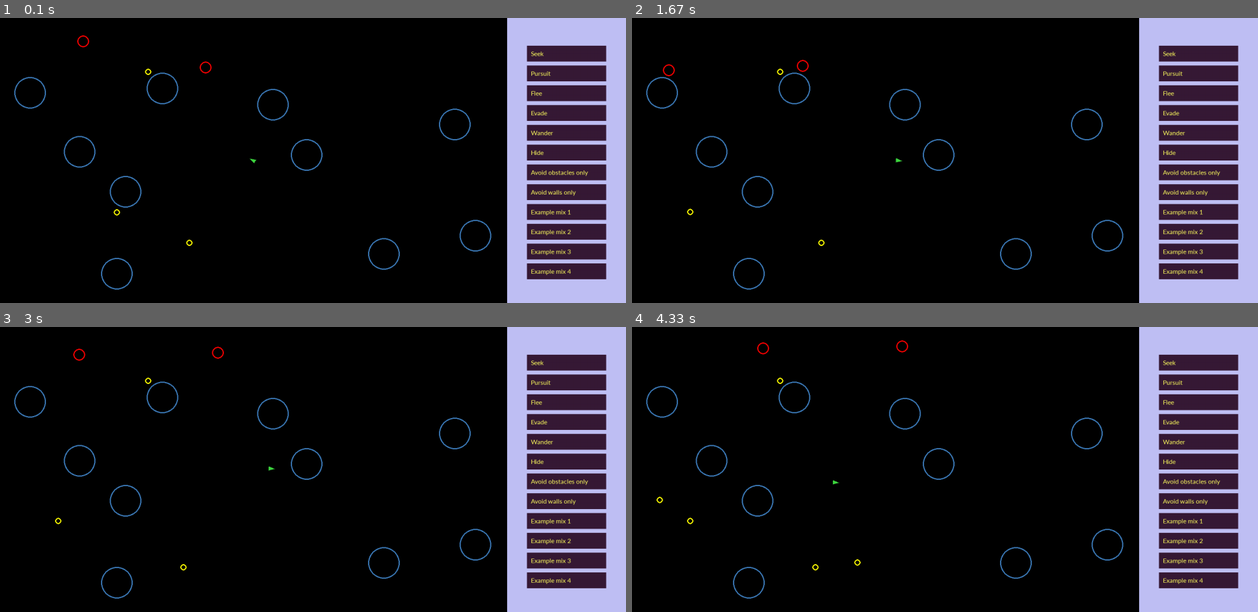
Above: before the commit, frames 1-4 (two rows, left to right).
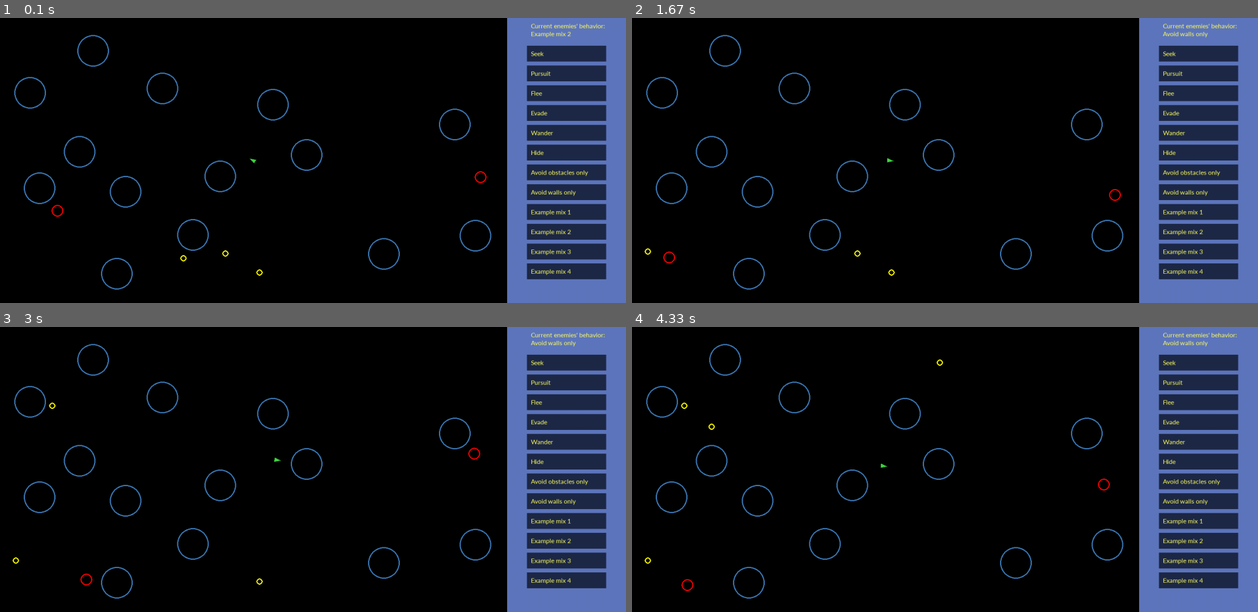
Above: after the commit, the same moments.

Repository: auneselva/pygame_shoot_out_zombies_ai
Game: pygame game, started from run.py
Same seed, same stepped clock (60 frames per second), same inputs: the game is played once before the commit and once after it.
Inputs:
- Up to frame 1 (0.1 s): no input
- Up to frame 2 (1.67 s): click "Avoid obstacles only" at 0.38 s; click "Hide" at 0.72 s; click "Avoid walls only" at 1.05 s; hold D from 1.33 s (still down)
- Up to frame 3 (3 s): release D at 1.8 s; hold W 1.83-2.13 s; hold D 2.17-2.63 s; hold A from 2.67 s (still down)
- Up to frame 4 (4.33 s): release A at 3.2 s; hold S 3.23-3.53 s; hold A 3.57-3.97 s; hold W from 4 s (still down)

The runs differ from the first frame. In frame 1, 18% of the frame differs, in the area x 3-100%, y 0-100%; in frame 2, 18%; in frame 3, 18%; in frame 4, 18%, in the area x 2-100%, y 0-100%.

Commit message:
Behavior fix and changed UI colors

Diff:
--- a/enemy.py
+++ b/enemy.py
@@ -91,9 +91,9 @@
         elif behavior == 5:
             return (self.hide() + 6 * self.avoid_obstacles() + 6 * self.avoid_walls()).normalize()
         elif behavior == 6:
-            return self.avoid_obstacles()
+            return (self.wander() + 6 * self.avoid_obstacles()).normalize()
         elif behavior == 7:
-            return self.avoid_walls()
+            return (self.wander() + 6 * self.avoid_walls()).normalize()
         elif behavior == 8:
             if self.group_attack is False:
                 if self.behavior_counter < self.n_ticks / 3:
@@ -108,7 +108,17 @@
                 return (self.seek(self.game.player.pos + (
                             self.game.leader.pos - self.pos)) + 3 * self.avoid_obstacles() + 3 * self.avoid_walls()).normalize()
         elif behavior == 9:
-            return self.evade(self.game.player)
+            if self.group_attack is False:
+                if self.behavior_counter < self.n_ticks / 3:
+                    return (self.evade(
+                        self.game.player) + 7 * self.avoid_obstacles() + 7 * self.avoid_walls()).normalize()
+                elif self.behavior_counter < self.n_ticks * 2 / 3:
+                    return (self.wander() + 3 * self.avoid_obstacles() + 3 * self.avoid_walls()).normalize()
+                else:
+                    return (self.pursuit(self.game.player) + 3 * self.avoid_obstacles() + 3 * self.avoid_walls()).normalize()
+            else:
+                return (self.seek(self.game.player.pos + (
+                            self.game.leader.pos - self.pos)) + 3 * self.avoid_obstacles() + 3 * self.avoid_walls()).normalize()
         elif behavior == 10:
             return self.wander()
         elif behavior == 11:
@@ -269,41 +279,41 @@
         space = self.r + 10
         x_predict = self.vel.x * dist
         y_predict = self.vel.y * dist
-        net_force = self.vel
+        net_force = Vector2(0.0, 0.0)
         angle = 30
         # left wall
         if self.pos.x + x_predict < space:
             # going down
             if self.vel.y > 0:
-                net_force = self.vel + self.vel.rotate(-angle)
+                net_force = (self.vel + self.vel.rotate(-angle)).normalize()
             # going up
             else:
-                net_force = self.vel + self.vel.rotate(angle)
+                net_force = (self.vel + self.vel.rotate(angle)).normalize()
         # right wall
         elif self.pos.x + x_predict > self.game.res[0] - space:
             # going down
             if self.vel.y > 0:
-                net_force = self.vel + self.vel.rotate(angle)
+                net_force = (self.vel + self.vel.rotate(angle)).normalize()
             # going up
             else:
-                net_force = self.vel + self.vel.rotate(-angle)
+                net_force = (self.vel + self.vel.rotate(-angle)).normalize()
         # upper wall
         if self.pos.y + y_predict < space:
             # going right
             if self.vel.x > 0:
-                net_force = self.vel + self.vel.rotate(angle)
+                net_force = (self.vel + self.vel.rotate(angle)).normalize()
             # going left
             else:
-                net_force = self.vel + self.vel.rotate(-angle)
+                net_force = (self.vel + self.vel.rotate(-angle)).normalize()
         # bottom wall
         if self.pos.y + y_predict > self.game.res[1] - space:
             # going right
             if self.vel.x > 0:
-                net_force = self.vel + self.vel.rotate(-angle)
+                net_force = (self.vel + self.vel.rotate(-angle)).normalize()
             # going left
             else:
-                net_force = self.vel + self.vel.rotate(angle)
-        return net_force.normalize()
+                net_force = (self.vel + self.vel.rotate(angle)).normalize()
+        return net_force
 
     def hide(self):
 
--- a/player.py
+++ b/player.py
@@ -59,8 +59,8 @@
 
         # Physics
         # Air resistance
-        self.acc *= 0.8
-        self.vel *= 0.965
+        self.acc *= 0.2
+        self.vel *= 0.99
         mouse_pos = pygame.mouse.get_pos()
         self.heading = (mouse_pos - self.pos).normalize()
         # Position, velocity, and acceleration
--- a/run.py
+++ b/run.py
@@ -24,7 +24,7 @@
         self.tps_clock = pygame.time.Clock()
         self.tps_delta = 0.0
 
-        self.n_obstacles = 10
+        self.n_obstacles = 14
         self.blue = (63, 127, 191)
         self.n_enemies = 2
         self.red = (255, 0, 0)
@@ -63,7 +63,6 @@
                         if self.buttons[i].left < mouse_pos[0] < self.buttons[i].left + self.buttons[i].width:
                             if self.buttons[i].top < mouse_pos[1] < self.buttons[i].top + self.buttons[i].height:
                                 self.current_behavior = i
-                                print(self.current_behavior)
 
             # Ticking
 
@@ -101,13 +100,13 @@
         if self.time_counter % 100 == 0:
             new_sp = self.create_objects(Circle, 1, 8, self.yellow, self.obstacles + self.enemies, 5).pop(0)
             self.spawns.append(new_sp)
-        if self.time_counter % 200 == 50:
+        if self.time_counter % 150 == 50:
             self.spawns.pop(0)
 
-        if not self.enemies and self.player.kills < 60:
+        if not self.enemies and self.player.kills < 120:
             self.n_enemies *= 2
             self.enemies = self.create_objects(Enemy, self.n_enemies, 15, self.red, self.obstacles, 5)
-        if not self.enemies and self.player.kills >= 60:
+        if not self.enemies and self.player.kills >= 120:
             self.run = False
         # tag those who are close enough to each other to perform a group attack
         self.tag_enemies()
@@ -116,11 +115,13 @@
         global text_time, text_coins, text_enemies
         font = pygame.font.SysFont('Gill Sans', 18)
         yellow_text = (255, 255, 94)
-        pygame.draw.rect(self.screen, (192, 192, 245),
+        pygame.draw.rect(self.screen, (94, 118, 189),
                          (int(self.res[0]), 0, self.panel_width, self.res[1]))
         for i in range(12):
-            pygame.draw.rect(self.screen, (55, 26, 54), self.buttons[i])
+            pygame.draw.rect(self.screen, (30, 41, 71), self.buttons[i])
             self.screen.blit(font.render(self.beh_texts[i], True, yellow_text), (int(self.res[0]) + 60, 80 + 50 * i))
+        self.screen.blit(font.render(str("Current enemies' behavior:"), True, yellow_text), (int(self.res[0]) + 60, 10))
+        self.screen.blit(font.render(str(self.beh_texts[self.current_behavior]), True, yellow_text), (int(self.res[0]) + 60, 30))
 
         if self.run is False:
             if self.end_info_prepared is False:
@@ -141,7 +142,7 @@
             else:
                 width = 300
                 height = 200
-                pygame.draw.rect(self.screen, (0, 0, 70),
+                pygame.draw.rect(self.screen, (30, 41, 71),
                                  (int(self.res[0] / 2 - width / 2), int(self.res[1] / 2 - height / 2), width, height))
                 self.screen.blit(text_time,
                                  (int(self.res[0] / 2 - width / 2) + 20, int(self.res[1] / 2 - height / 2) + 50))
